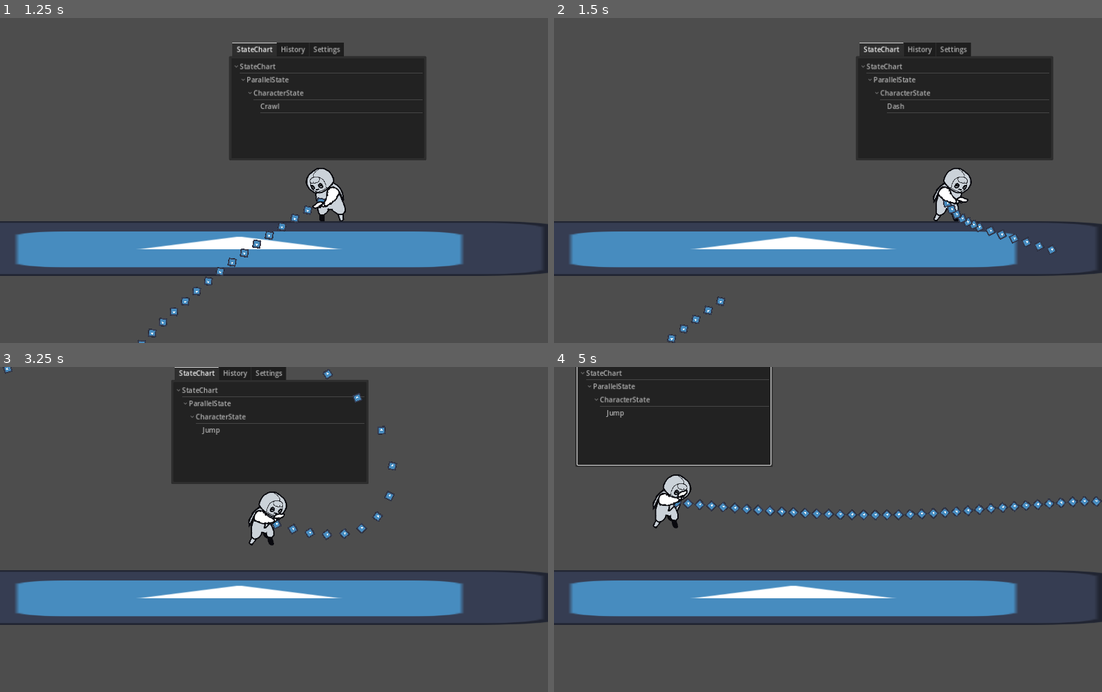
Above: before the commit, frames 1-4 (two rows, left to right).
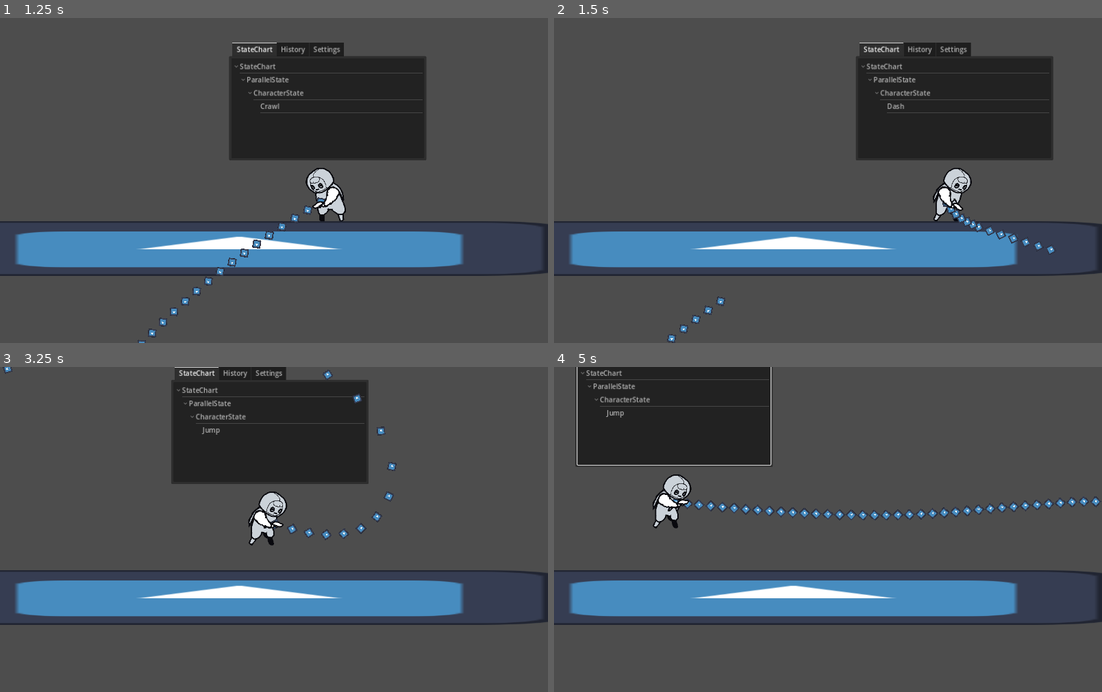
Above: after the commit, the same moments.

Repository: GerryLiman4/Metroidvania22
Game: Godot game, scene res://Component/Level/level_base.tscn
Same seed, same stepped clock (60 frames per second), same inputs: the game is played once before the commit and once after it. The engine's default icon, where the game draws it, is replaced by a stand-in: a white triangle on a blue panel in a dark square.
Inputs (mouse positions are in pixels of both pictures, inside the frame that each line leads up to):
- Up to frame 1 (1.25 s): tap Enter at 0.5 s; move the mouse to (246, 245) at 0.52 s; hold D (right) from 0.53 s (still down); hold Ctrl (crawl) from 0.53 s (still down); click (246, 245) at 0.67 s; tap Space (jump) at 0.77 s
- Up to frame 2 (1.5 s): keep holding D (right); move the mouse to (992, 229) at 1.27 s; release Ctrl (crawl) at 1.28 s; tap K (dash) at 1.35 s; click (992, 229) at 1.42 s
- Up to frame 3 (3.25 s): tap Space (jump) at 1.52, 3.02 s; move the mouse to (109, 480) at 2.02 s; release D (right) at 2.03 s; hold Shift 2.03-2.78 s; hold A (left) from 2.03 s (still down); click (109, 480) at 2.17 s; move the mouse to (301, 529) at 2.77 s; tap Ctrl (crawl) at 2.85 s; click (301, 529) at 2.92 s
- Up to frame 4 (5 s): move the mouse to (745, 448) at 3.52 s; hold K (dash) 3.53-4.28 s; click (745, 448) at 3.67 s; tap Space (jump) at 3.77, 4.52 s; move the mouse to (948, 513) at 4.27 s; release A (left) at 4.28 s; hold D (right) from 4.28 s (still down); tap Shift at 4.35 s; click (948, 513) at 4.42 s

Frame 1 is identical in both runs. In frame 2, 0.3% of the frame differs, in the area x 69-92%, y 51-73%; in frame 3, 0.3%; in frame 4, 0.7%, in the area x 19-100%, y 37-48%.

Commit message:
Shoot fix
Fixed arm/gun alignment when facing right

Diff:
--- a/Component/Player/player.gd
+++ b/Component/Player/player.gd
@@ -160,7 +160,7 @@
 	aim_position = -aim_position
 	arm_model.rotation = aim_position.angle()
 	if face_direction == FACING.RIGHT :
-		$AnimatedSprite2D/Arm.rotation_degrees = -(arm_model.rotation_degrees - PI * 180)
+		$AnimatedSprite2D/Arm.rotation_degrees = -(arm_model.rotation_degrees - PI * 172)
 	else:
 		$AnimatedSprite2D/Arm.rotation_degrees = arm_model.rotation_degrees
 
